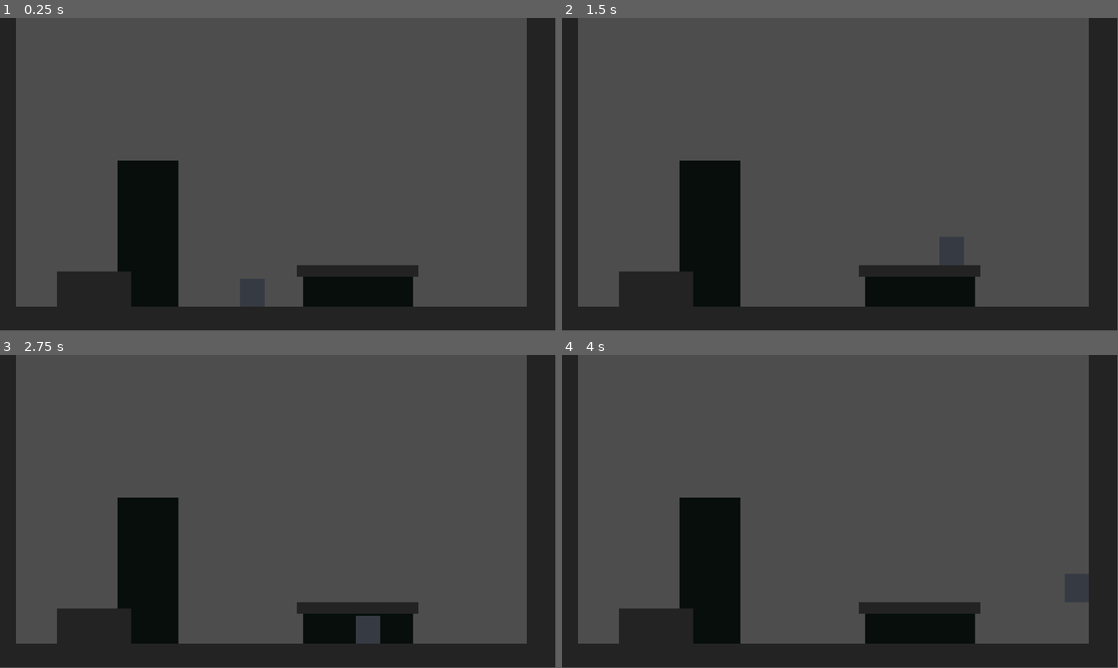
Above: before the commit, frames 1-4 (two rows, left to right).
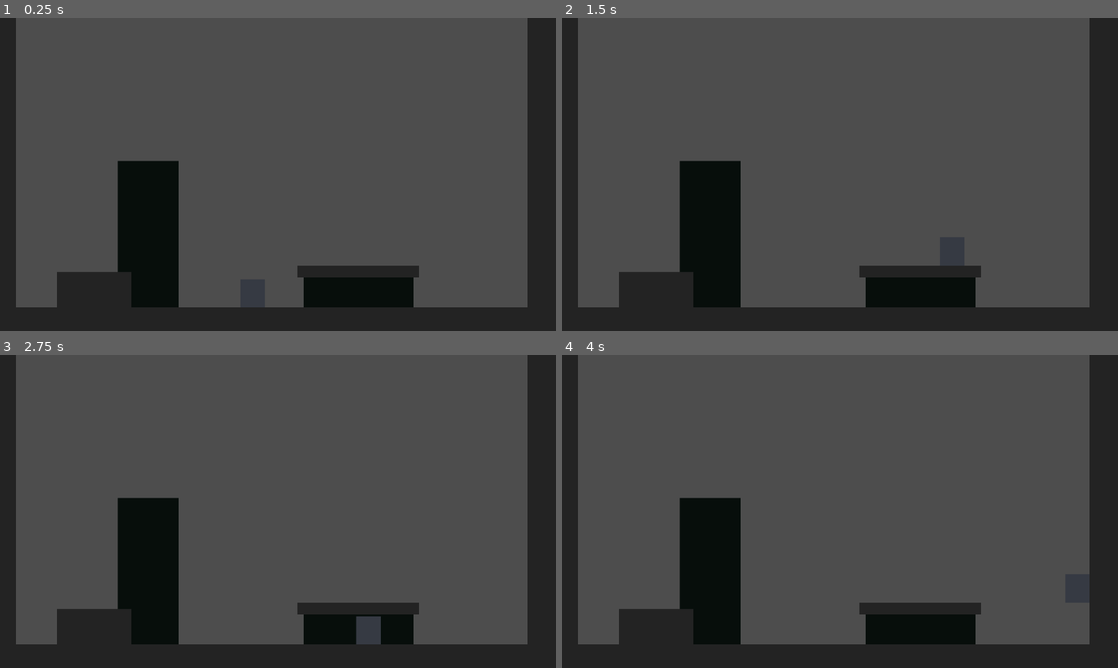
Above: after the commit, the same moments.

Repository: FuryGhost/AberrantMoon
Game: Godot game, scene res://scenes/main.tscn
Two runs of this game, one before a commit and one after it. Both use one fixed random seed, a clock stepped at 60 frames per second and the inputs below.
Inputs:
- Up to frame 1 (0.25 s): no input
- Up to frame 2 (1.5 s): tap Enter (jump) at 0.5, 0.77 s; hold Right (move_right) from 0.53 s (still down)
- Up to frame 3 (2.75 s): tap Enter (jump) at 1.52 s; release Right (move_right) at 2.03 s; hold Left (move_left) from 2.03 s (still down)
- Up to frame 4 (4 s): release Left (move_left) at 2.78 s; hold Right (move_right) from 2.78 s (still down); tap Enter (jump) at 3.02, 3.77 s
In our replay, the window is 799x449 before the commit and 800x450 after it. These sizes can differ from the game's own. Grey fills any space a smaller window leaves; there, only what the larger window draws over its background counts as a difference.

The runs differ from the first frame. In frame 1, 0.4% of the frame differs, in the area x 2-95%, y 0-93%; in frame 2, 0.4%; in frame 3, 0.4%; in frame 4, 0.4%.

Commit message:
Full screen with escape

Diff:
--- a/project.godot
+++ b/project.godot
@@ -14,6 +14,12 @@
 run/main_scene="res://scenes/main.tscn"
 config/features=PackedStringArray("4.2", "GL Compatibility")
 config/icon="res://icon.svg"
+
+[display]
+
+window/size/mode=3
+window/size/resizable=false
+window/stretch/mode="viewport"
 
 [input]
 
--- a/scenes/levels/level_1.tscn
+++ b/scenes/levels/level_1.tscn
@@ -87,6 +87,10 @@
 [node name="Walls" type="StaticBody2D" parent="Interactable"]
 position = Vector2(-116, 597)
 
+[node name="CollisionShape2D2" type="CollisionShape2D" parent="Interactable/Walls"]
+position = Vector2(1276, -299)
+shape = SubResource("RectangleShape2D_uiohj")
+
 [node name="ColorRect2" type="ColorRect" parent="Interactable/Walls"]
 offset_left = 1209.0
 offset_top = -640.0
@@ -94,8 +98,8 @@
 offset_bottom = 41.0
 color = Color(0.137255, 0.137255, 0.137255, 1)
 
-[node name="CollisionShape2D2" type="CollisionShape2D" parent="Interactable/Walls"]
-position = Vector2(1276, -299)
+[node name="CollisionShape2D" type="CollisionShape2D" parent="Interactable/Walls"]
+position = Vector2(80, -300)
 shape = SubResource("RectangleShape2D_uiohj")
 
 [node name="ColorRect" type="ColorRect" parent="Interactable/Walls"]
@@ -105,9 +109,9 @@
 offset_bottom = 40.0
 color = Color(0.137255, 0.137255, 0.137255, 1)
 
-[node name="CollisionShape2D" type="CollisionShape2D" parent="Interactable/Walls"]
-position = Vector2(80, -300)
-shape = SubResource("RectangleShape2D_uiohj")
+[node name="CollisionShape2D3" type="CollisionShape2D" parent="Interactable/Walls"]
+position = Vector2(311, -23)
+shape = SubResource("RectangleShape2D_usb77")
 
 [node name="ColorRect3" type="ColorRect" parent="Interactable/Walls"]
 offset_left = 234.0
@@ -116,9 +120,9 @@
 offset_bottom = 26.0
 color = Color(0.137255, 0.137255, 0.137255, 1)
 
-[node name="CollisionShape2D3" type="CollisionShape2D" parent="Interactable/Walls"]
-position = Vector2(311, -23)
-shape = SubResource("RectangleShape2D_usb77")
+[node name="CollisionShape2D4" type="CollisionShape2D" parent="Interactable/Walls"]
+position = Vector2(858, -72)
+shape = SubResource("RectangleShape2D_yxabi")
 
 [node name="ColorRect4" type="ColorRect" parent="Interactable/Walls"]
 offset_left = 732.0
@@ -127,11 +131,8 @@
 offset_bottom = -60.0
 color = Color(0.137255, 0.137255, 0.137255, 1)
 
-[node name="CollisionShape2D4" type="CollisionShape2D" parent="Interactable/Walls"]
-position = Vector2(858, -72)
-shape = SubResource("RectangleShape2D_yxabi")
-
 [node name="MoonHitArea" type="Area2D" parent="."]
+visible = false
 
 [node name="CollisionShape2D" type="CollisionShape2D" parent="MoonHitArea"]
 position = Vector2(83.5, 280.5)
--- /dev/null
+++ b/scenes/main.gd
@@ -0,0 +1,14 @@
+extends Node
+
+
+# Called when the node enters the scene tree for the first time.
+func _ready():
+	pass # Replace with function body.
+
+
+# Called every frame. 'delta' is the elapsed time since the previous frame.
+func _process(delta):
+	# TODO: Make proper close screen
+	if (Input.is_action_pressed("ui_cancel")):
+		get_tree().root.propagate_notification(NOTIFICATION_WM_CLOSE_REQUEST)
+		get_tree().quit()
--- a/scenes/main.tscn
+++ b/scenes/main.tscn
@@ -1,7 +1,9 @@
-[gd_scene load_steps=2 format=3 uid="uid://d23o2bqjkslol"]
+[gd_scene load_steps=3 format=3 uid="uid://d23o2bqjkslol"]
 
+[ext_resource type="Script" path="res://scenes/main.gd" id="1_x1lw8"]
 [ext_resource type="PackedScene" uid="uid://bn218lmd123g4" path="res://scenes/levels/level_1.tscn" id="2_axl7h"]
 
 [node name="Main" type="Node"]
+script = ExtResource("1_x1lw8")
 
 [node name="Level1" parent="." instance=ExtResource("2_axl7h")]
